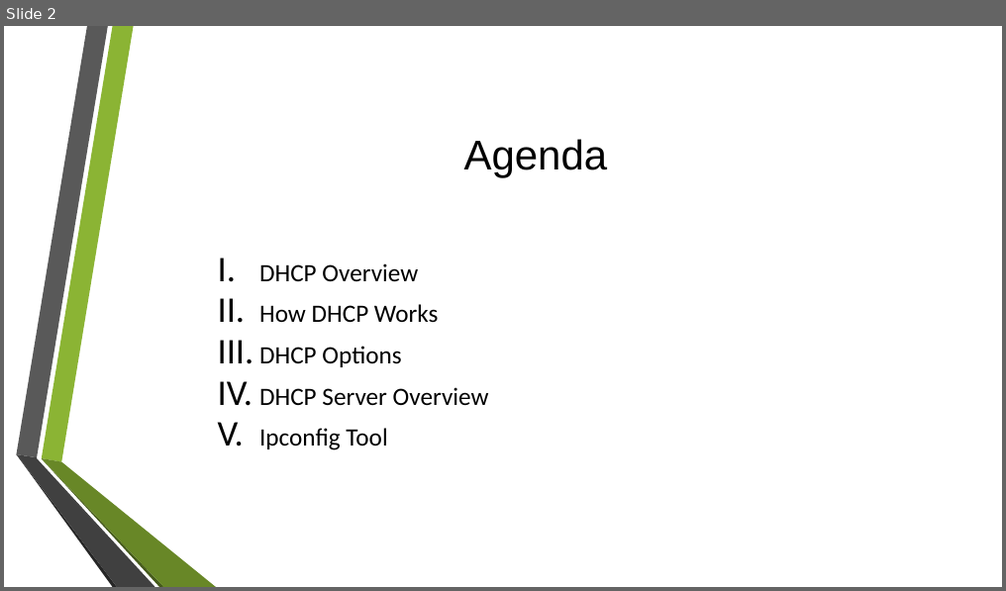
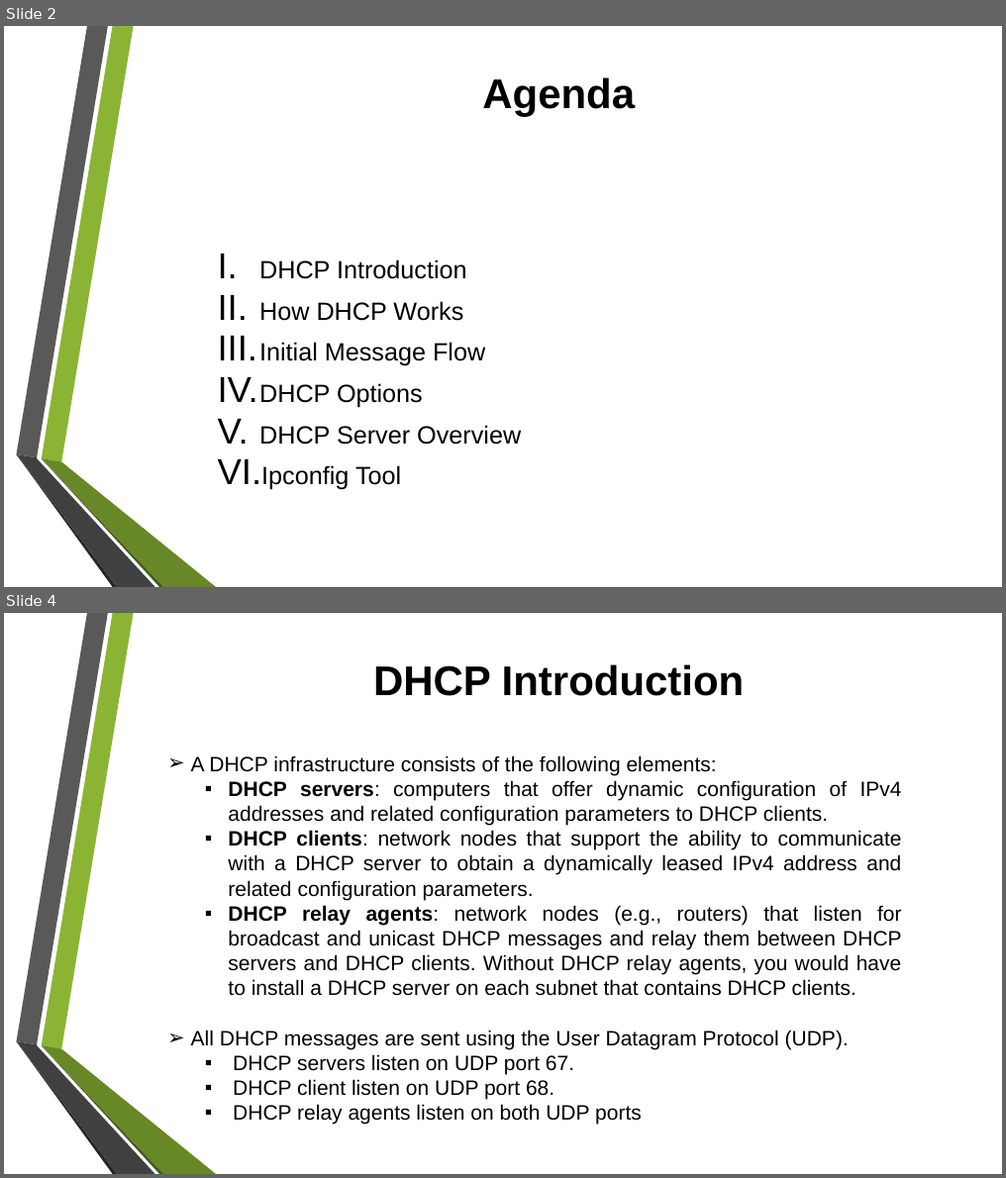
Before and after one commit to tiendatdk3493/Tai_Lieu, a slide deck: Dynamic Host Configuration Protocol (DHCP) Overview.pptx. Shown one above the other, each under a label of ours: slide 2 before the commit, slides 2 and 4 after it; the slides between them are not shown. The pictures are 1006x591 and 1006x1178 pixels, drawn with LibreOffice and Linux fonts; fonts in the diff are those of the drawing; background and template pictures are left out. Boxes give left, top, right and bottom in pixels: in the first picture for what was removed or moved away, otherwise in the second. Text is boxed around its words. In the diff, an @@ line names an element or a change of style, - is before the commit and + after.

Commit message:
DHCP

```diff
--- a/Dynamic Host Configuration Protocol (DHCP) Overview.pptx
+++ b/Dynamic Host Configuration Protocol (DHCP) Overview.pptx
@@ slide 4 added at (x1=4, y1=613, x2=1002, y2=1174), background picture (left out); not listed: 6 template elements that a slide beside it also shows @@
@@ title added at (x1=373, y1=664, x2=745, y2=696), 40 pt, text #000000, bold @@
+DHCP Introduction
@@ text added at (x1=191, y1=756, x2=902, y2=1125), 20 pt, text #000000 @@
+➢ A DHCP infrastructure consists of the following elements:
+  ▪ DHCP servers: computers that offer dynamic configuration of IPv4 addresses and related configuration parameters to DHCP clients.
+  ▪ DHCP clients: network nodes that support the ability to communicate with a DHCP server to obtain a dynamically leased IPv4 address and related configuration parameters.
+  ▪ DHCP relay agents: network nodes (e.g., routers) that listen for broadcast and unicast DHCP messages and relay them between DHCP servers and DHCP clients. Without DHCP relay agents, you would have to install a DHCP server on each subnet that contains DHCP clients.
+➢ All DHCP messages are sent using the User Datagram Protocol (UDP).
+  ▪ DHCP servers listen on UDP port 67.
+  ▪ DHCP client listen on UDP port 68.
+  ▪ DHCP relay agents listen on both UDP ports
@@ slide 2 changed as well @@
@@ title "Agenda" moved from (x1=464, y1=139, x2=608, y2=178) to (x1=482, y1=77, x2=635, y2=116) @@
@@ title "Agenda" at (x1=482, y1=77, x2=635, y2=116): bold on @@
@@ text at (x1=259, y1=260, x2=467, y2=279): text changed; font Calibri to Arial @@
-I. DHCP Overview
+I. DHCP Introduction
@@ text at (x1=259, y1=301, x2=521, y2=490): font Calibri to Arial in "How DHCP Works", "DHCP Options", "DHCP Server Overview", "Ipconfig Tool" @@
@@ text at (x1=259, y1=342, x2=485, y2=367): paragraph added @@
+III. Initial Message Flow
```
Also in this commit, not shown: 1 other slide changed, 16 other slides added, 5 other files.
